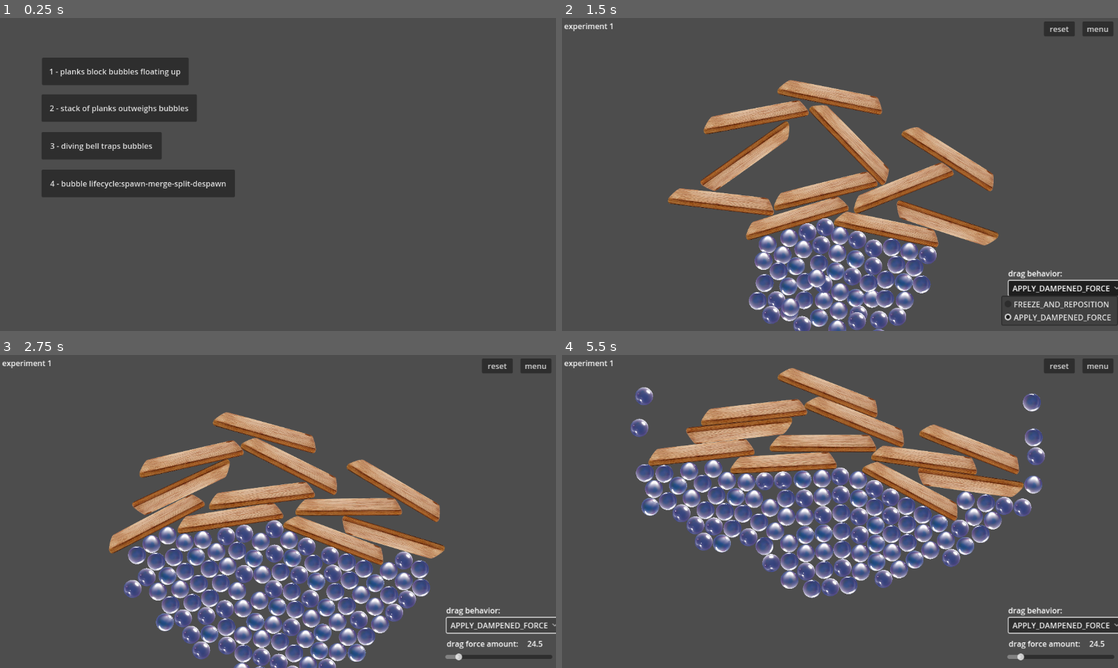
Above: before the commit, frames 1-4 (two rows, left to right).
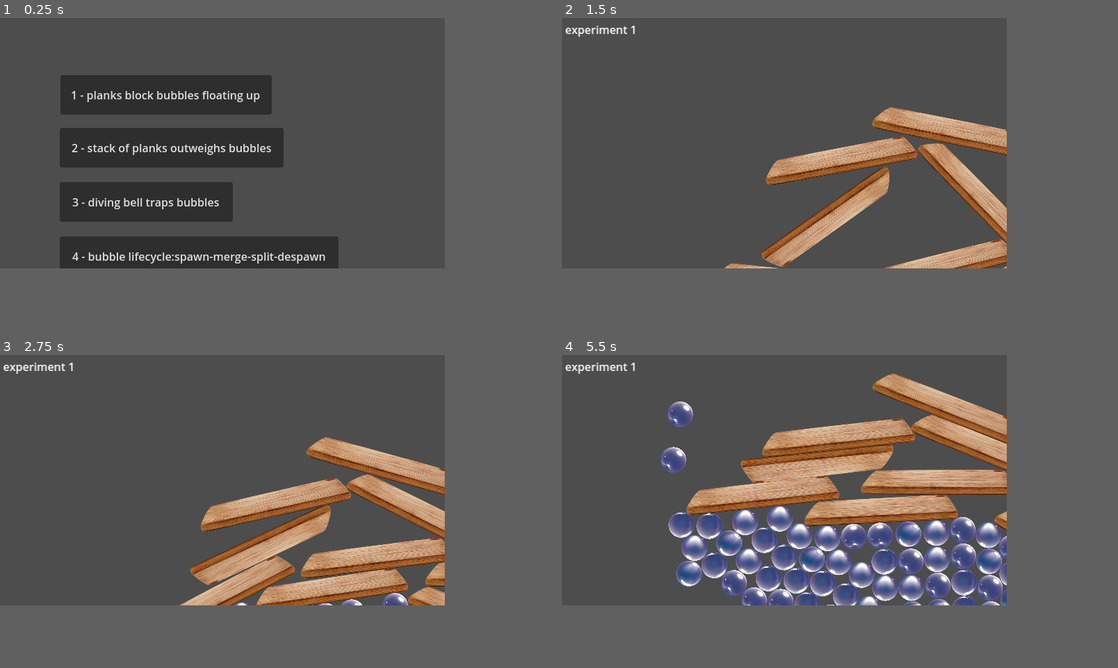
Above: after the commit, the same moments.

Repository: outrightmental/ggj25-bubble-up
Game: Godot game, scene res://scenes/main.tscn
Same seed, same stepped clock (60 frames per second), same inputs: the game is played once before the commit and once after it.
Inputs (mouse positions are in pixels of both pictures, inside the frame that each line leads up to):
- Up to frame 1 (0.25 s): no input
- Up to frame 2 (1.5 s): click "1 - planks block bubbles floa…" at 0.5 s; click (1062, 287) at 1.25 s, where only the run before the commit has a clickable "APPLY_DAMPENED_FORCE"
- Up to frame 3 (2.75 s): click (500, 624) at 2 s, where only the run before the commit has a clickable "APPLY_DAMPENED_FORCE"
- Up to frame 4 (5.5 s): click (1062, 624) at 2.75 s, where only the run before the commit has a clickable "APPLY_DAMPENED_FORCE"; move the mouse to (962, 495) at 3.52 s; click (962, 495) at 3.6 s; drag from (728, 527) to (812, 574) at 4.27 s; move the mouse to (895, 442) at 5.02 s; click (895, 442) at 5.1 s
In our replay, the window is 800x450 before the commit and 640x360 after it. These sizes can differ from the game's own. Grey fills any space a smaller window leaves; there, only what the larger window draws over its background counts as a difference.

The runs differ from the first frame. In frame 1, 18% of the frame differs, in the area x 7-61%, y 12-80%; in frame 2, 26%; in frame 3, 31%; in frame 4, 36%, in the area x 0-100%, y 1-98%.

Commit message:
current drawing

Diff:
--- /dev/null
+++ b/models/bubble/bubble_emitter.tscn
@@ -0,0 +1,6 @@
+[gd_scene load_steps=2 format=3 uid="uid://cdwvrae81naga"]
+
+[ext_resource type="Script" path="res://models/bubble/bubble_emitter.gd" id="1_6ly51"]
+
+[node name="BubbleEmitter" type="Node2D"]
+script = ExtResource("1_6ly51")
--- /dev/null
+++ b/models/currents/current.gd
@@ -0,0 +1,44 @@
+class_name Current extends Node2D
+
+@export var lifetime := 3.0
+
+@onready var curve = $Line2D
+@onready var timer = $Timer
+
+var POINT_DRAW_TIMEOUT = 0.004
+var point_draw_counter = 0
+
+var initial_point: Vector2 = Vector2.ZERO
+var is_active := false
+
+func _ready():
+	curve.add_point(initial_point)
+	timer.wait_time = lifetime
+	is_active = true
+
+func init_with(mouse_pos: Vector2):
+	initial_point = mouse_pos
+	return self
+
+func draw_point():
+	curve.add_point(get_global_mouse_position())
+
+func complete():
+	draw_point()
+	is_active = false
+	timer.start()
+
+func cleanup():
+	queue_free()
+
+# Called every frame. 'delta' is the elapsed time since the previous frame.
+func _process(delta: float) -> void:
+	if is_active:
+		if point_draw_counter >= POINT_DRAW_TIMEOUT:
+			draw_point()
+			point_draw_counter = 0
+		else:
+			point_draw_counter += delta
+
+func _on_timer_timeout() -> void:
+	cleanup()
--- /dev/null
+++ b/models/currents/current.tscn
@@ -0,0 +1,13 @@
+[gd_scene load_steps=2 format=3 uid="uid://bi5jd8phit4cn"]
+
+[ext_resource type="Script" path="res://models/currents/current.gd" id="1_vbsca"]
+
+[node name="Current" type="Node2D"]
+script = ExtResource("1_vbsca")
+
+[node name="Line2D" type="Line2D" parent="."]
+
+[node name="Timer" type="Timer" parent="."]
+one_shot = true
+
+[connection signal="timeout" from="Timer" to="." method="_on_timer_timeout"]
--- /dev/null
+++ b/models/currents/current_detector.gd
@@ -0,0 +1,29 @@
+extends Area2D
+
+var mouse_detection_active := true
+
+var current_current: Current = null
+
+var CurrentScene: PackedScene = preload('res://models/currents/current.tscn')
+
+# Called every frame. 'delta' is the elapsed time since the previous frame.
+func _process(delta: float) -> void:
+	if Input.is_action_just_pressed('touch') and mouse_detection_active:
+		var mouse_pos = get_global_mouse_position()
+		var current = CurrentScene.instantiate().init_with(mouse_pos)
+		current_current = current
+		add_child(current_current)
+	if Input.is_action_just_released('touch'):
+		complete_current()
+
+func complete_current():
+	current_current.complete()
+	current_current = null
+
+func _on_mouse_exited() -> void:
+	mouse_detection_active = false
+	if current_current != null:
+		complete_current()
+
+func _on_mouse_entered() -> void:
+	mouse_detection_active = true
--- /dev/null
+++ b/models/currents/current_detector.tscn
@@ -0,0 +1,16 @@
+[gd_scene load_steps=3 format=3 uid="uid://du0bix06fta8k"]
+
+[ext_resource type="Script" path="res://models/currents/current_detector.gd" id="1_ec8su"]
+
+[sub_resource type="RectangleShape2D" id="RectangleShape2D_03lqb"]
+size = Vector2(640, 360)
+
+[node name="CurrentDetector" type="Area2D"]
+script = ExtResource("1_ec8su")
+
+[node name="CollisionShape2D" type="CollisionShape2D" parent="."]
+position = Vector2(320, 180)
+shape = SubResource("RectangleShape2D_03lqb")
+
+[connection signal="mouse_entered" from="." to="." method="_on_mouse_entered"]
+[connection signal="mouse_exited" from="." to="." method="_on_mouse_exited"]
--- a/project.godot
+++ b/project.godot
@@ -21,7 +21,18 @@
 
 [display]
 
+window/size/viewport_width=640
+window/size/viewport_height=360
+window/size/resizable=false
 window/stretch/mode="viewport"
+
+[input]
+
+touch={
+"deadzone": 0.5,
+"events": [Object(InputEventMouseButton,"resource_local_to_scene":false,"resource_name":"","device":-1,"window_id":0,"alt_pressed":false,"shift_pressed":false,"ctrl_pressed":false,"meta_pressed":false,"button_mask":1,"position":Vector2(161, 9),"global_position":Vector2(170, 55),"factor":1.0,"button_index":1,"canceled":false,"pressed":true,"double_click":false,"script":null)
+]
+}
 
 [rendering]
 
--- /dev/null
+++ b/scenes/miranda_experiment_currents/currents_experiment.tscn
@@ -0,0 +1,12 @@
+[gd_scene load_steps=3 format=3 uid="uid://ccxygjcelwpxa"]
+
+[ext_resource type="PackedScene" uid="uid://cdwvrae81naga" path="res://models/bubble/bubble_emitter.tscn" id="1_akn24"]
+[ext_resource type="PackedScene" uid="uid://gl5hdp43qnoj" path="res://models/controls/controls.tscn" id="1_i2aw0"]
+
+[node name="CurrentsExperiment" type="Node2D"]
+
+[node name="BubbleEmitter" parent="." instance=ExtResource("1_akn24")]
+position = Vector2(559, 418)
+spawn_rate = 3.0
+
+[node name="Controls" parent="." instance=ExtResource("1_i2aw0")]
